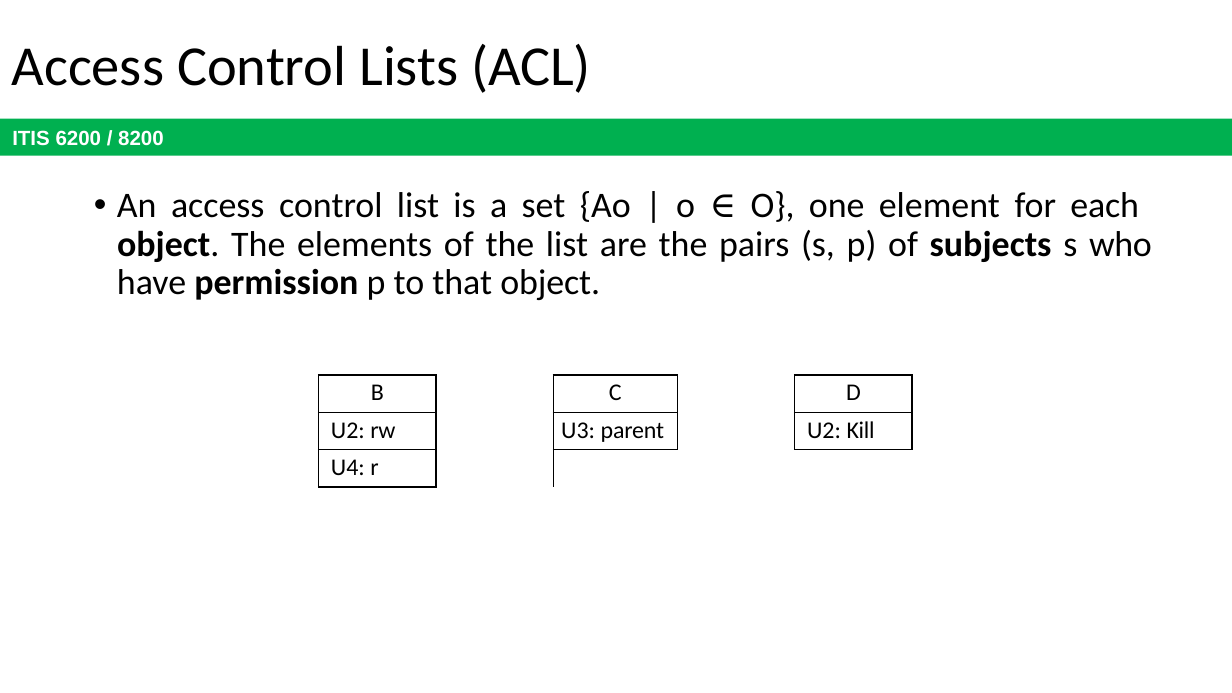
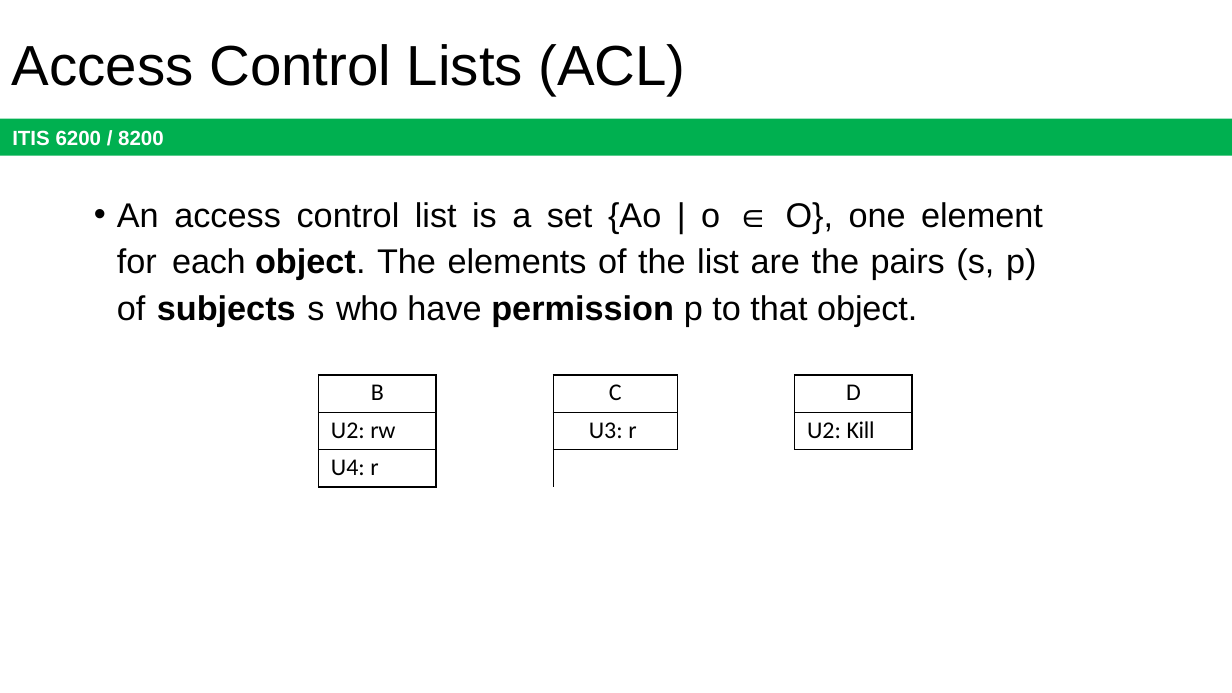
Before and after one commit to jx5c/github.io, a slide deck: slide 18 of teaching/ITIS6200/2023fa/lectures/lec09.pptx. Drawn at 1232x693 pixels with LibreOffice and Linux fonts; fonts in the diff are those of the drawing. Boxes give left, top, right and bottom in pixels: in the first picture for what was removed or moved away, otherwise in the second. Text is boxed around its words. In the diff, an @@ line names an element or a change of style, - is before the commit and + after.

```diff
--- a/teaching/ITIS6200/2023fa/lectures/lec09.pptx
+++ b/teaching/ITIS6200/2023fa/lectures/lec09.pptx
@@ title "Access Control Lists (ACL)" at (12,44,686,95): font Calibri to Arial @@
@@ text "An access control list is ..." at (117,202,1043,327): size 21 to 20 pt, font Calibri to Arial; font Cambria to Arial in "∈"; alignment justified to left; line spacing 0.9 to 1.14 @@
@@ table at (319,375,912,487) @@
-row 2, column 3: U3: parent
+row 2, column 3: U3: r
```
Also in this commit, not shown: 29 other slides changed, 1 slide added, 1 slide removed.
